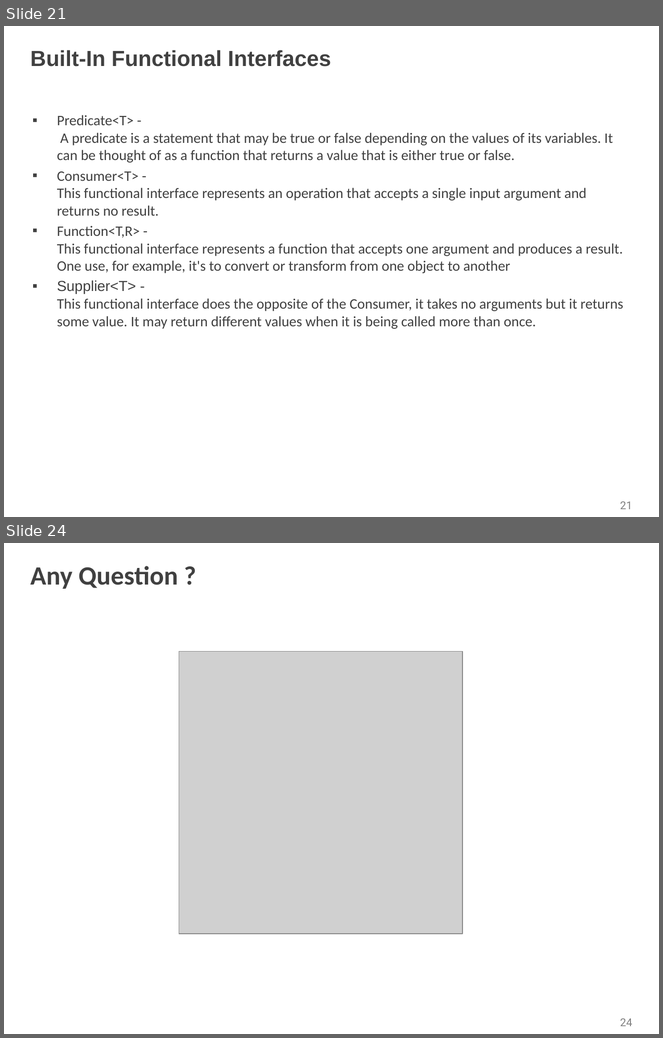
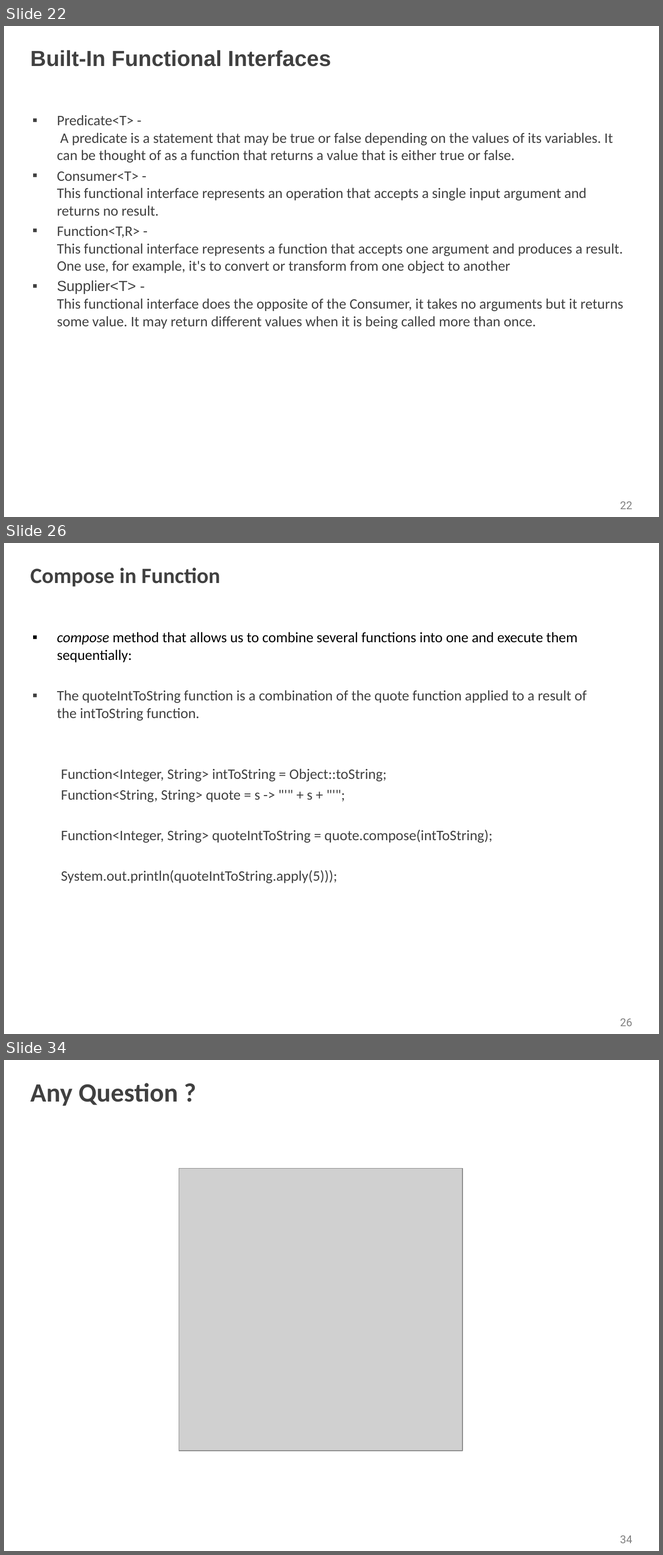
Before and after one commit to shalini06mittal/NCPIWS, a slide deck: ppt/Interfaces.pptx. Shown one above the other, each under a label of ours: slides 21 and 24 before the commit, slides 22, 26 and 34 after it; the slides between them are not shown. The pictures are 663x1038 and 663x1555 pixels, drawn with LibreOffice and Linux fonts; fonts in the diff are those of the drawing; grey boxes stand for pictures; background and template pictures are left out. Boxes give left, top, right and bottom in pixels: in the first picture for what was removed or moved away, otherwise in the second. Text is boxed around its words. In the diff, an @@ line names an element or a change of style, - is before the commit and + after.

```diff
--- a/ppt/Interfaces.pptx
+++ b/ppt/Interfaces.pptx
@@ slide 26 added at bbox=[4, 543, 659, 1034], background picture (left out); not listed: 1 template element that a slide beside it also shows @@
@@ title added at bbox=[31, 567, 220, 587], 24 pt, text #404040, bold @@
+Compose in Function
@@ text added at bbox=[57, 632, 587, 884], 16 pt, text #404040 @@
+▪ compose method that allows us to combine several functions into one and execute them sequentially:
+▪ The quoteIntToString function is a combination of the quote function applied to a result of the intToString function.
+  Function<Integer, String> intToString = Object::toString;
+  Function<String, String> quote = s -> "'" + s + "'";
+  Function<Integer, String> quoteIntToString = quote.compose(intToString);
+  System.out.println(quoteIntToString.apply(5)));
@@ what was slide 21 is now slide 22 @@
@@ page number at bbox=[620, 502, 633, 510]: text changed @@
-21
+22
@@ what was slide 24 is now slide 34 @@
@@ page number at bbox=[620, 1536, 633, 1544]: text changed @@
-24
+34
```
Also in this commit, not shown: 2 slides changed, 9 other slides added, 4 other files.
